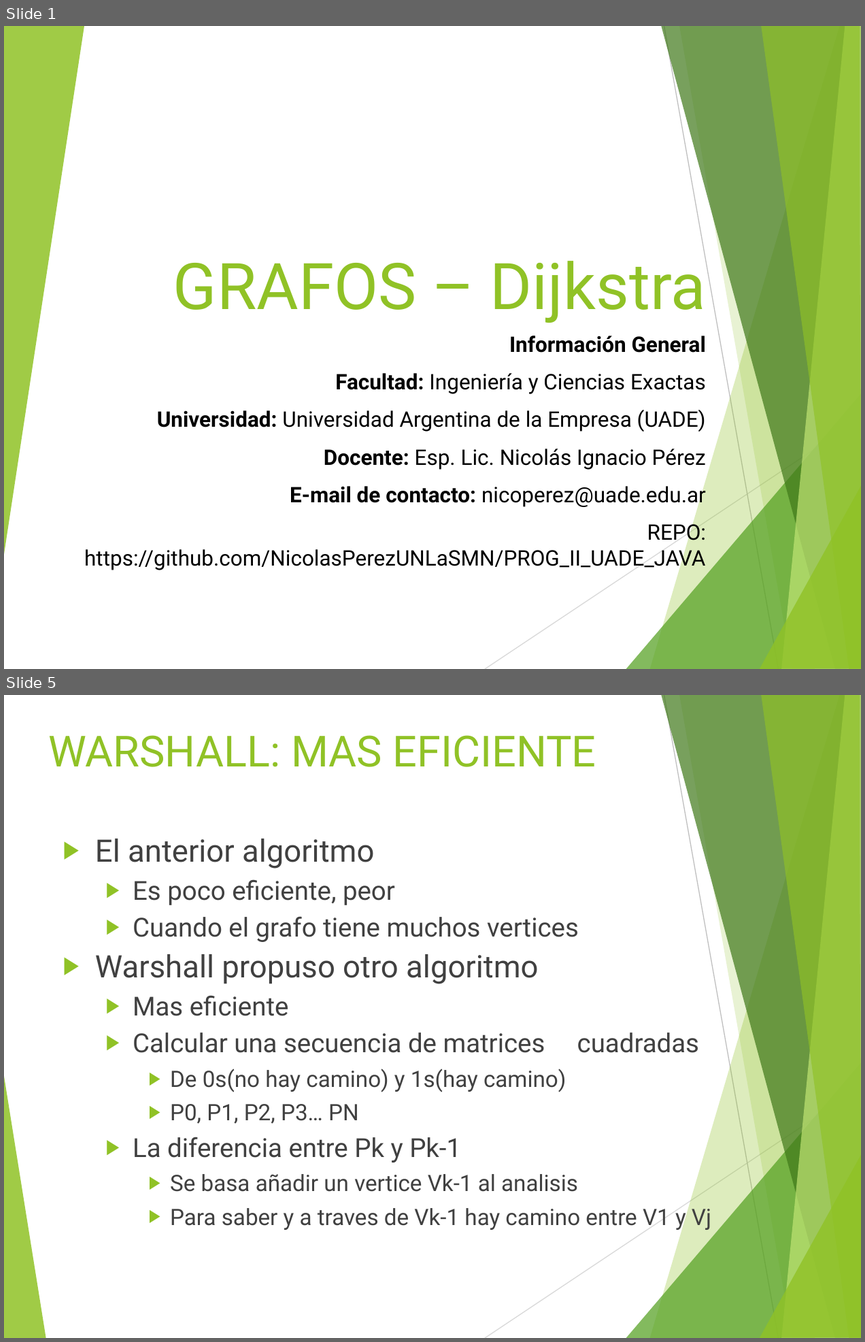
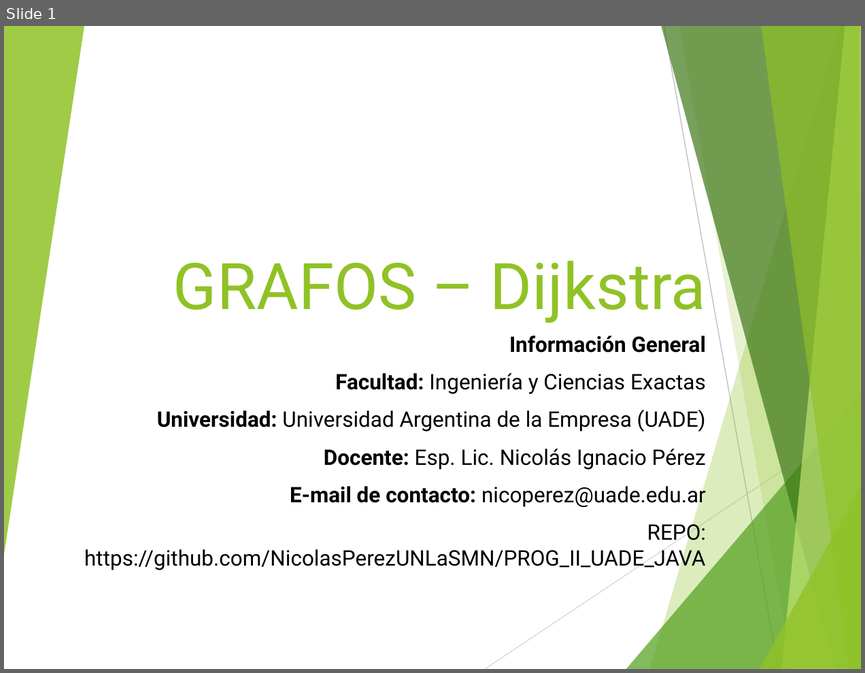
Before and after one commit to NicolasPerezUNLaSMN/PROG_II_UADE_JAVA, a slide deck: Clase XI - Grafos y recorridos complejos/Grafo - Dijkstra y otros.ppt. Shown one above the other, each under a label of ours: slides 1 and 5 before the commit, slide 1 after it; the slides between them are not shown. The pictures are 865x1342 and 865x673 pixels, drawn with LibreOffice and Linux fonts; fonts in the diff are those of the drawing. Boxes give left, top, right and bottom in pixels: in the first picture for what was removed or moved away, otherwise in the second. Text is boxed around its words. In the diff, an @@ line names an element or a change of style, - is before the commit and + after.

Commit message:
Agrego más algoritmos a grafos complejos,  y tareas

```diff
--- a/Clase XI - Grafos y recorridos complejos/Grafo - Dijkstra y otros.ppt
+++ b/Clase XI - Grafos y recorridos complejos/Grafo - Dijkstra y otros.ppt
@@ slide 5 removed at box(4, 695, 861, 1338), background #FFFFFF; not listed: 9 template elements that a slide beside it also shows @@
@@ title removed at box(48, 735, 596, 767) @@
-WARSHALL: MAS EFICIENTE
@@ text removed at box(95, 838, 711, 1230) @@
-▶ El anterior algoritmo
-  ▶ Es poco eficiente, peor
-  ▶ Cuando el grafo tiene muchos vertices
-▶ Warshall propuso otro algoritmo
-  ▶ Mas eficiente
-  ▶ Calcular una secuencia de matrices cuadradas
-    ▶ De 0s(no hay camino) y 1s(hay camino)
-    ▶ P0, P1, P2, P3… PN
-  ▶ La diferencia entre Pk y Pk-1
-    ▶ Se basa añadir un vertice Vk-1 al analisis
-    ▶ Para saber y a traves de Vk-1 hay camino entre V1 y Vj
@@ freeform shape removed at box(4, 1071, 46, 1338) @@
@@ slide 1 changed as well @@
@@ freeform shape at box(759, 484, 861, 669): outline redrawn @@
```
Also in this commit, not shown: 3 other slides changed, 16 other slides removed, 25 other files.
